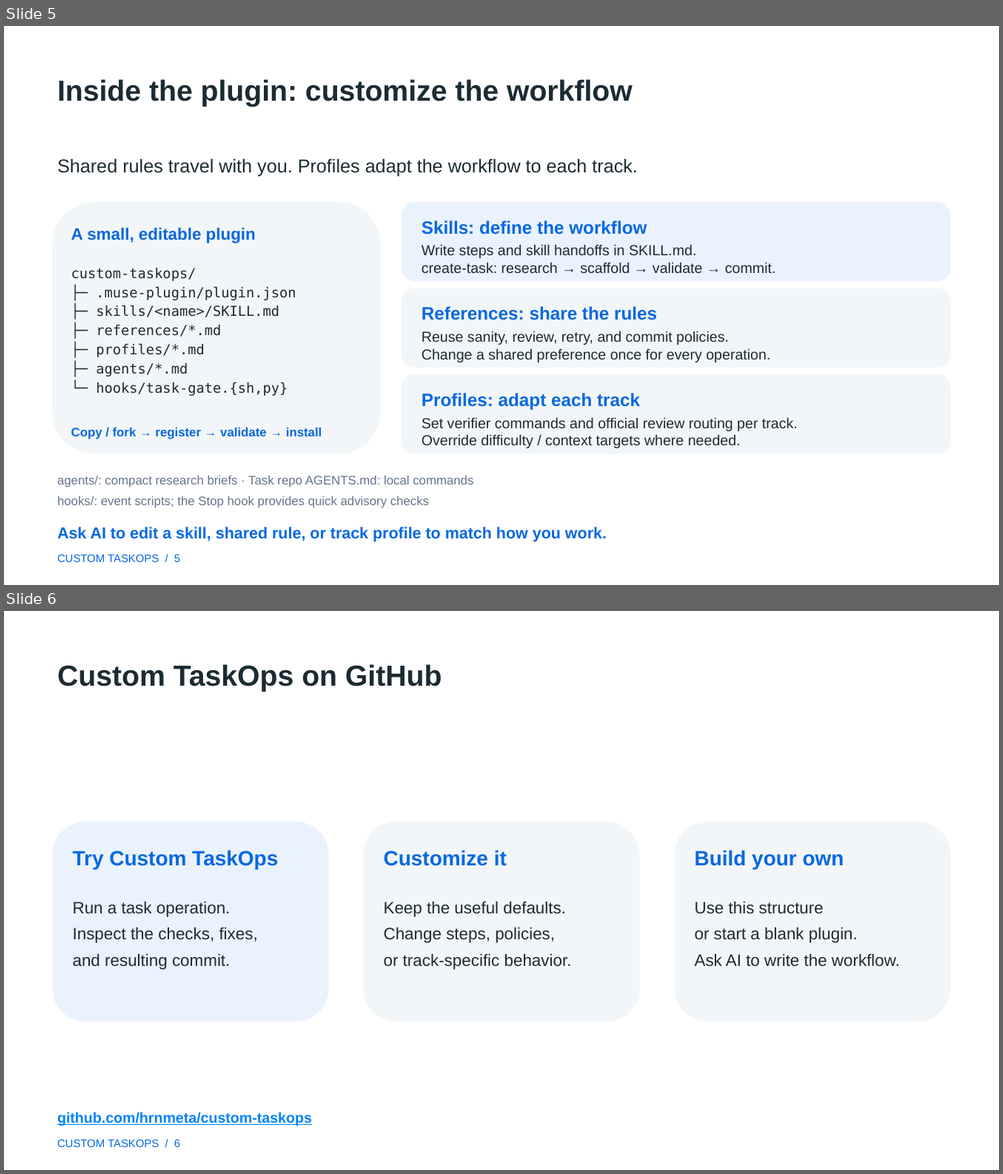
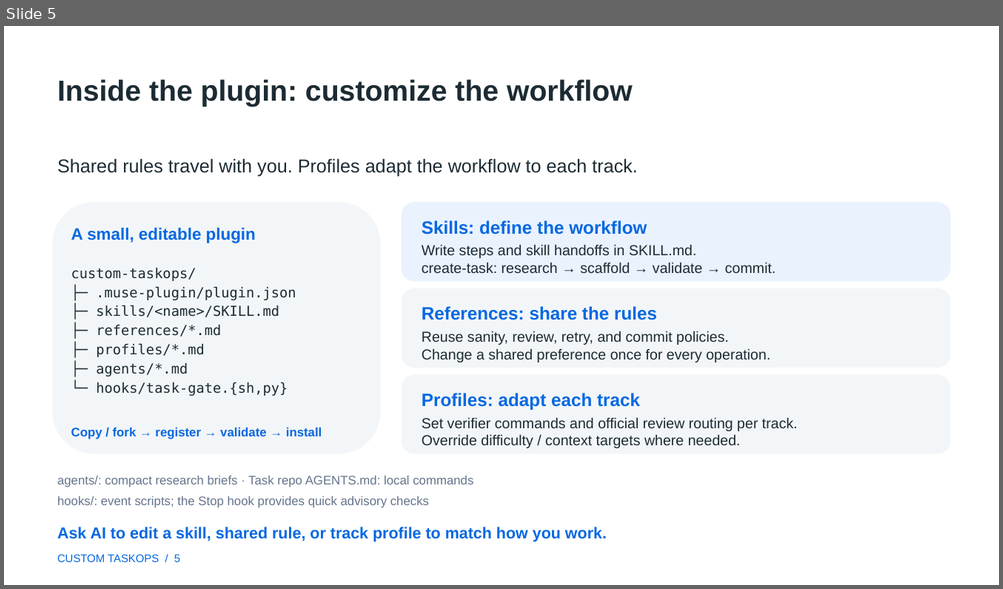
Before and after one commit to hrnmeta/custom-taskops, a slide deck: docs/presentation/custom-taskops.pptx. Shown one above the other, each under a label of ours: slides 5 and 6 before the commit, slide 5 after it. The pictures are 1003x1174 and 1003x589 pixels, drawn with LibreOffice and Linux fonts; fonts in the diff are those of the drawing. Boxes give left, top, right and bottom in pixels: in the first picture for what was removed or moved away, otherwise in the second. Text is boxed around its words. In the diff, an @@ line names an element or a change of style, - is before the commit and + after.

```diff
--- a/docs/presentation/custom-taskops.pptx
+++ b/docs/presentation/custom-taskops.pptx
@@ slide 6 removed at [4,611,999,1170], background #FFFFFF @@
@@ text removed at [57,664,442,692] @@
-Custom TaskOps on GitHub
@@ rounded rectangle removed at [52,822,329,1022] @@
@@ rounded rectangle removed at [363,822,640,1022] @@
@@ rounded rectangle removed at [674,822,950,1022] @@
@@ text removed at [73,850,278,869] @@
-Try Custom TaskOps
@@ text removed at [384,850,506,866] @@
-Customize it
@@ text removed at [694,850,844,869] @@
-Build your own
@@ text removed at [73,901,258,970] @@
-Run a task operation.
-Inspect the checks, fixes,
-and resulting commit.
@@ text removed at [384,901,572,970] @@
-Keep the useful defaults.
-Change steps, policies,
-or track-specific behavior.
@@ text removed at [694,901,899,967] @@
-Use this structure
-or start a blank plugin.
-Ask AI to write the workflow.
@@ text removed at [57,1112,312,1126] @@
-github.com/hrnmeta/custom-taskops
@@ text removed at [57,1139,180,1147] @@
-CUSTOM TASKOPS / 6
```
Also in this commit, not shown: 3 slides changed, 1 slide added, 20 other files.
